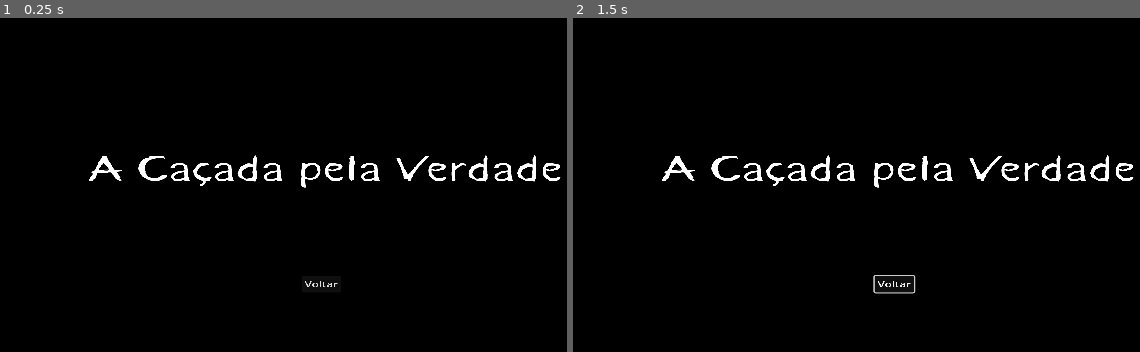
Above: before the commit, frames 1-2 (left to right).
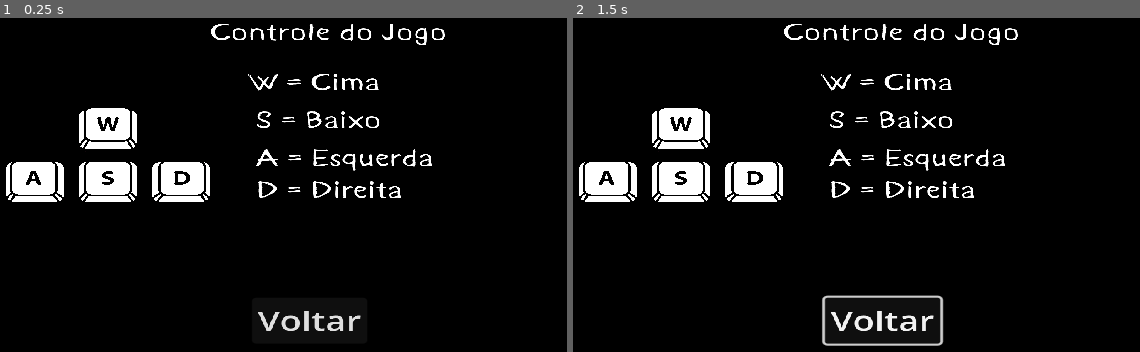
Above: after the commit, the same moments.

Repository: TechnoDark-ti/Projeto-CA-ADA-PELA-VERDADE
Game: Godot game, scene res://cenas/menu/controles.tscn
Two runs of this game, one before a commit and one after it. Both use one fixed random seed, a clock stepped at 60 frames per second and the inputs below. This scene is started directly instead of the project's main scene.
Inputs (mouse positions are in pixels of both pictures, inside the frame that each line leads up to):
- Up to frame 1 (0.25 s): no input
- Up to frame 2 (1.5 s): click "Voltar" at 0.5 s; tap Enter at 1.25 s; move the mouse to (1066, 151) at 1.27 s; hold D (move_right) from 1.28 s (still down)

The runs differ from the first frame. In frame 1, 7.5% of the frame differs, in the area x 1-99%, y 1-94%; in frame 2, 8.1%, in the area x 1-99%, y 1-99%.

Commit message:
Update controles.tscn

Diff:
--- a/cenas/menu/controles.tscn
+++ b/cenas/menu/controles.tscn
@@ -1,9 +1,10 @@
-[gd_scene load_steps=3 format=3 uid="uid://bxsim715l6ag2"]
+[gd_scene load_steps=4 format=3 uid="uid://bxsim715l6ag2"]
 
 [ext_resource type="Script" path="res://scripts/menu_principal.gd" id="1_7a6qd"]
-[ext_resource type="FontFile" uid="uid://64iw0uqtfgpm" path="res://assets/fonts/Kurland.ttf" id="2_7i537"]
+[ext_resource type="FontFile" uid="uid://c07tqyncxhe2e" path="res://assets/fonts/Kurland.ttf" id="2_7i537"]
+[ext_resource type="Texture2D" uid="uid://cn74urpn3tmta" path="res://assets/fonts/wasd.png" id="3_8u5dd"]
 
-[node name="Menu_Principal" type="Control"]
+[node name="Controle" type="Control"]
 custom_minimum_size = Vector2(1080, 720)
 layout_mode = 3
 anchors_preset = 15
@@ -26,37 +27,88 @@
 grow_vertical = 2
 color = Color(0, 0, 0, 1)
 
-[node name="MainContainer" type="VBoxContainer" parent="."]
-custom_minimum_size = Vector2(650, 650)
-layout_mode = 1
-anchors_preset = 8
-anchor_left = 0.5
-anchor_top = 0.5
-anchor_right = 0.5
-anchor_bottom = 0.5
-offset_left = -480.5
-offset_top = -403.0
-offset_right = 480.5
-offset_bottom = 403.0
-grow_horizontal = 2
+[node name="Controles_Label" type="Label" parent="."]
+layout_mode = 2
+offset_left = 210.966
+offset_top = 78.8101
+offset_right = 876.966
+offset_bottom = 149.81
+size_flags_horizontal = 4
+size_flags_vertical = 0
+theme_override_fonts/font = ExtResource("2_7i537")
+theme_override_font_sizes/font_size = 45
+text = "Controle do Jogo"
+horizontal_alignment = 1
+
+[node name="W_Label" type="Label" parent="."]
+layout_mode = 2
+offset_left = 424.746
+offset_top = 172.632
+offset_right = 623.746
+offset_bottom = 243.632
 grow_vertical = 2
-theme_override_constants/separation = 50
-alignment = 1
+size_flags_horizontal = 4
+size_flags_vertical = 0
+theme_override_fonts/font = ExtResource("2_7i537")
+theme_override_font_sizes/font_size = 45
+text = "W = Cima"
+horizontal_alignment = 1
 
-[node name="GameName" type="Label" parent="MainContainer"]
+[node name="S_Label" type="Label" parent="."]
 layout_mode = 2
+offset_left = 433.184
+offset_top = 243.936
+offset_right = 626.184
+offset_bottom = 314.936
+grow_vertical = 2
 size_flags_horizontal = 4
+size_flags_vertical = 0
 theme_override_fonts/font = ExtResource("2_7i537")
-theme_override_font_sizes/font_size = 68
-text = "A Caçada pela Verdade"
+theme_override_font_sizes/font_size = 45
+text = "S = Baixo"
+horizontal_alignment = 1
+
+[node name="A_Label" type="Label" parent="."]
+layout_mode = 2
+offset_left = 441.623
+offset_top = 315.241
+offset_right = 690.623
+offset_bottom = 386.241
+grow_vertical = 2
+size_flags_horizontal = 4
+size_flags_vertical = 0
+theme_override_fonts/font = ExtResource("2_7i537")
+theme_override_font_sizes/font_size = 45
+text = "A = Esquerda"
+horizontal_alignment = 1
+
+[node name="D_Label" type="Label" parent="."]
+layout_mode = 2
+offset_left = 441.623
+offset_top = 375.287
+offset_right = 648.623
+offset_bottom = 446.287
+grow_vertical = 2
+size_flags_horizontal = 4
+size_flags_vertical = 0
+theme_override_fonts/font = ExtResource("2_7i537")
+theme_override_font_sizes/font_size = 45
+text = "D = Direita"
 horizontal_alignment = 1
 
 [node name="Voltar" type="Button" parent="."]
 layout_mode = 0
-offset_left = 506.319
-offset_top = 559.177
-offset_right = 561.319
-offset_bottom = 590.177
+offset_left = 435.997
+offset_top = 600.459
+offset_right = 516.997
+offset_bottom = 643.459
+scale = Vector2(2, 2)
+theme_override_font_sizes/font_size = 25
 text = "Voltar"
 
+[node name="Wasd" type="Sprite2D" parent="."]
+position = Vector2(233.469, 341.511)
+scale = Vector2(0.61087, 0.61087)
+texture = ExtResource("3_8u5dd")
+
 [connection signal="pressed" from="Voltar" to="." method="_on_voltar_pressed"]
